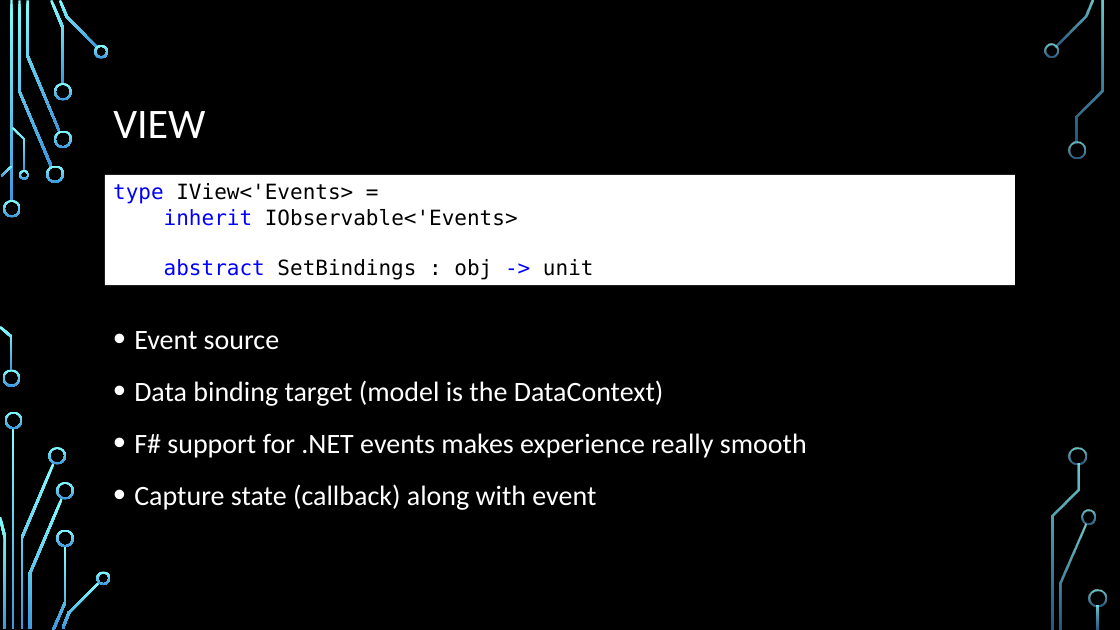
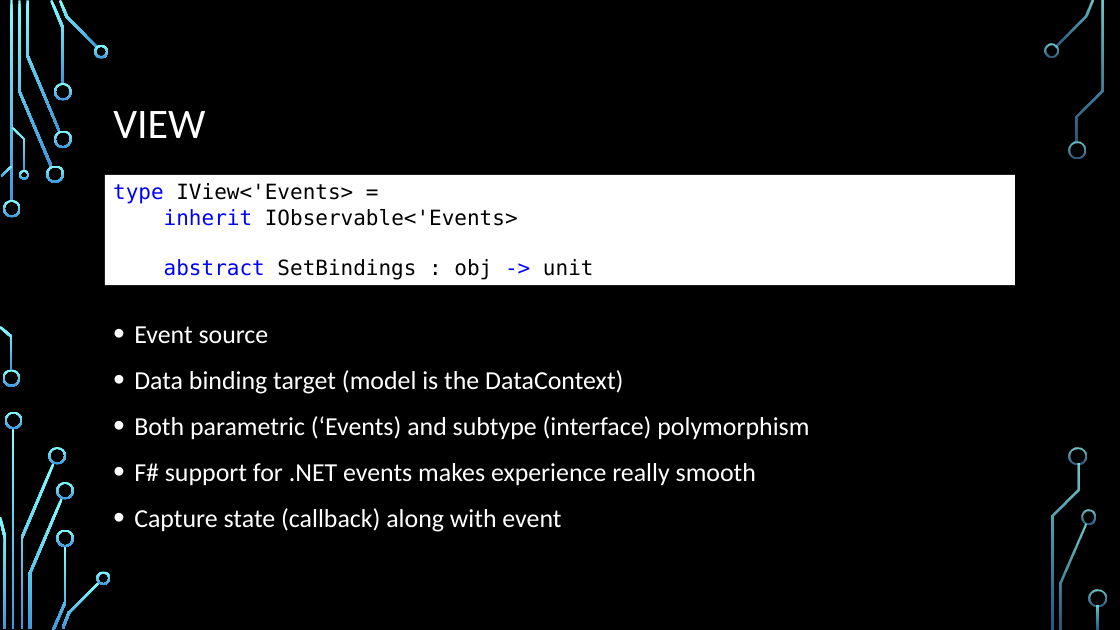
Before and after one commit to dmitry-a-morozov/fsharp-wpf-mvc-series, a slide deck: slide 10 of NYC Meetup.2013-04-23.pptx (slide 11 before the commit). Drawn at 1120x630 pixels with LibreOffice and Linux fonts; fonts in the diff are those of the drawing; background and template pictures are left out. Boxes give left, top, right and bottom in pixels: in the first picture for what was removed or moved away, otherwise in the second. Text is boxed around its words. In the diff, an @@ line names an element or a change of style, - is before the commit and + after.

```diff
--- a/NYC Meetup.2013-04-23.pptx
+++ b/NYC Meetup.2013-04-23.pptx
@@ text at bbox=[134, 326, 756, 532]: size 24 to 22.2 pt in "Event source", "Data binding target (model is the DataContext)", "F# support for .NET events makes experience ...", "Capture state (callback) along with event"; line spacing 1.2 to 1.1 @@
@@ text at bbox=[134, 416, 809, 440]: paragraph added @@
+• Both parametric (‘Events) and subtype (interface) polymorphism
```
Also in this commit, not shown: 8 other slides changed, 1 slide added, 2 slides removed, 3 other files.
